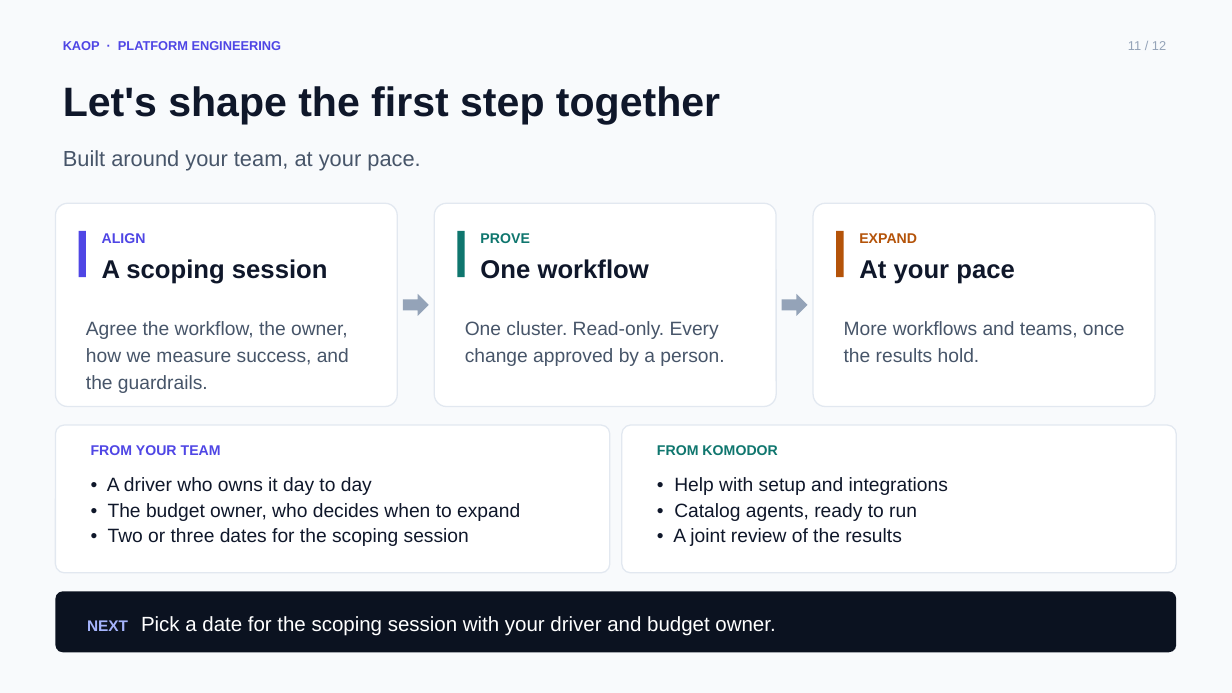
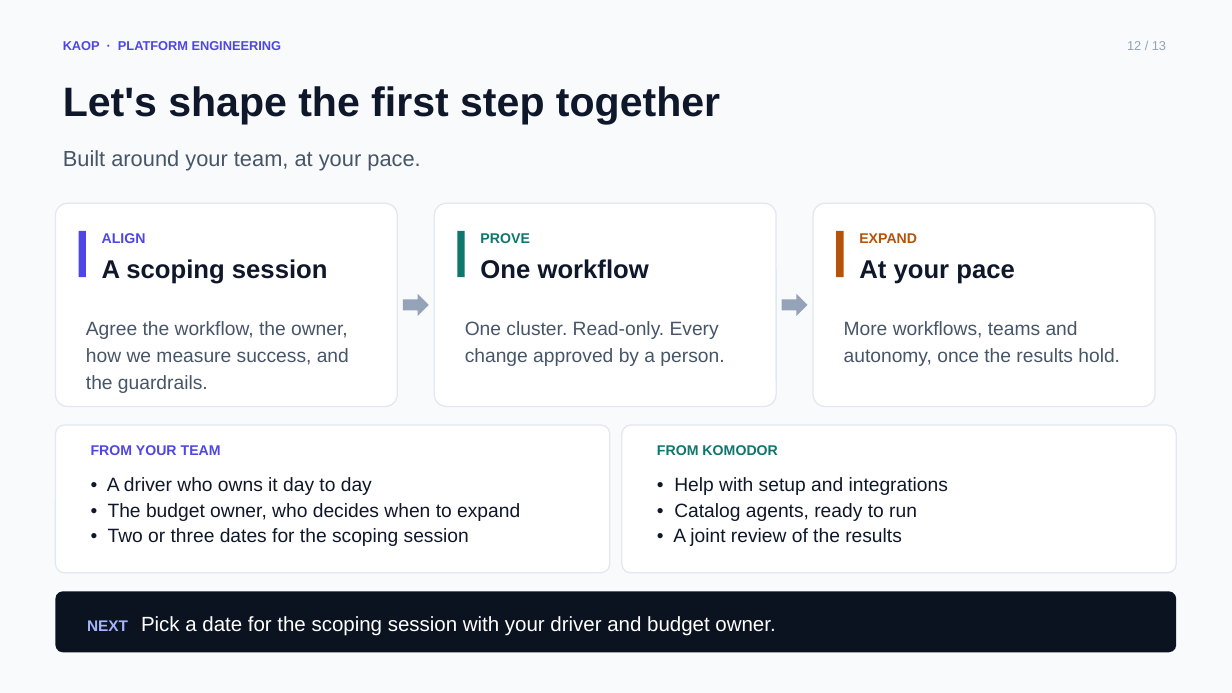
Before and after one commit to chizeni24/komodor-production-lab, a slide deck: slide 12 of docs/presentation/KAOP_Customer_Pitch.pptx (slide 11 before the commit). Drawn at 1232x693 pixels with LibreOffice and Linux fonts; fonts in the diff are those of the drawing. Boxes give left, top, right and bottom in pixels: in the first picture for what was removed or moved away, otherwise in the second. Text is boxed around its words. In the diff, an @@ line names an element or a change of style, - is before the commit and + after.

```diff
--- a/docs/presentation/KAOP_Customer_Pitch.pptx
+++ b/docs/presentation/KAOP_Customer_Pitch.pptx
@@ text at (1127, 41, 1166, 50): text changed @@
-11 / 12
+12 / 13
@@ text at (844, 321, 1120, 366): text changed @@
-More workflows and teams, once the results hold.
+More workflows, teams and autonomy, once the results hold.
```
Also in this commit, not shown: 12 other slides changed, 1 slide added, 5 other files.
